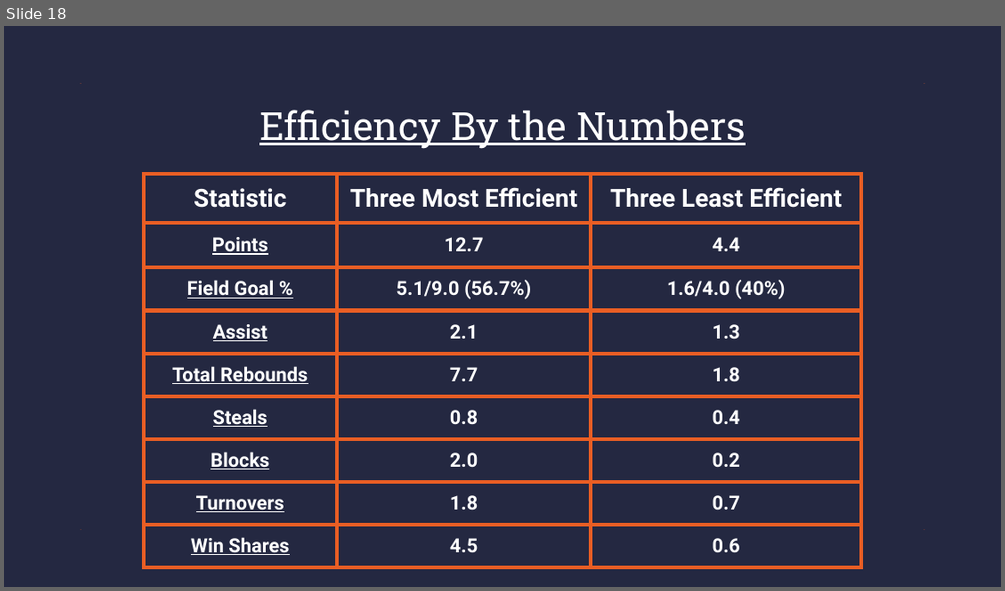
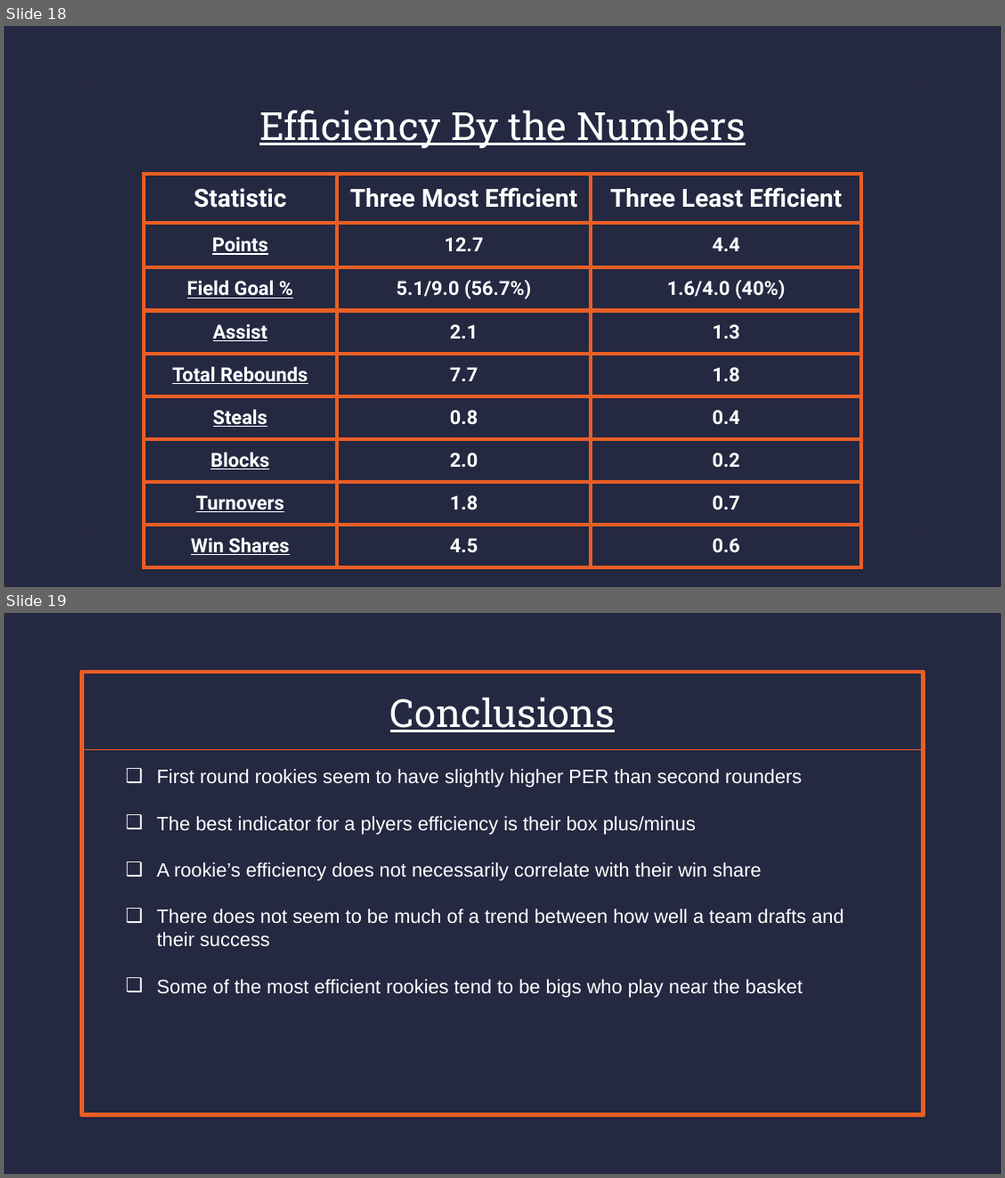
Before and after one commit to Zavello/capstone_DA12_NBA, a slide deck: CapStone Presentation.pptx. Shown one above the other, each under a label of ours: slide 18 before the commit, slides 18 and 19 after it. The pictures are 1005x591 and 1005x1178 pixels, drawn with LibreOffice and Linux fonts; fonts in the diff are those of the drawing. Boxes give left, top, right and bottom in pixels: in the first picture for what was removed or moved away, otherwise in the second. Text is boxed around its words. In the diff, an @@ line names an element or a change of style, - is before the commit and + after.

```diff
--- a/CapStone Presentation.pptx
+++ b/CapStone Presentation.pptx
@@ slide 19 added at [4, 613, 1001, 1174], background #242841; not listed: 1 template element that a slide beside it also shows @@
@@ rectangle added at [81, 673, 923, 749], outline #E95E24 0.75 pt, 28 pt, text #FFFFFF, underline @@
+Conclusions
@@ text added at [157, 769, 843, 997], 14 pt, text #FFFFFF @@
+❑ First round rookies seem to have slightly higher PER than second rounders
+❑ The best indicator for a plyers efficiency is their box plus/minus
+❑ A rookie’s efficiency does not necessarily correlate with their win share
+❑ There does not seem to be much of a trend between how well a team drafts and their success
+❑ Some of the most efficient rookies tend to be bigs who play near the basket
```
Also in this commit, not shown: 4 slides changed, 3 other slides added, 3 slides removed, 5 other files.
